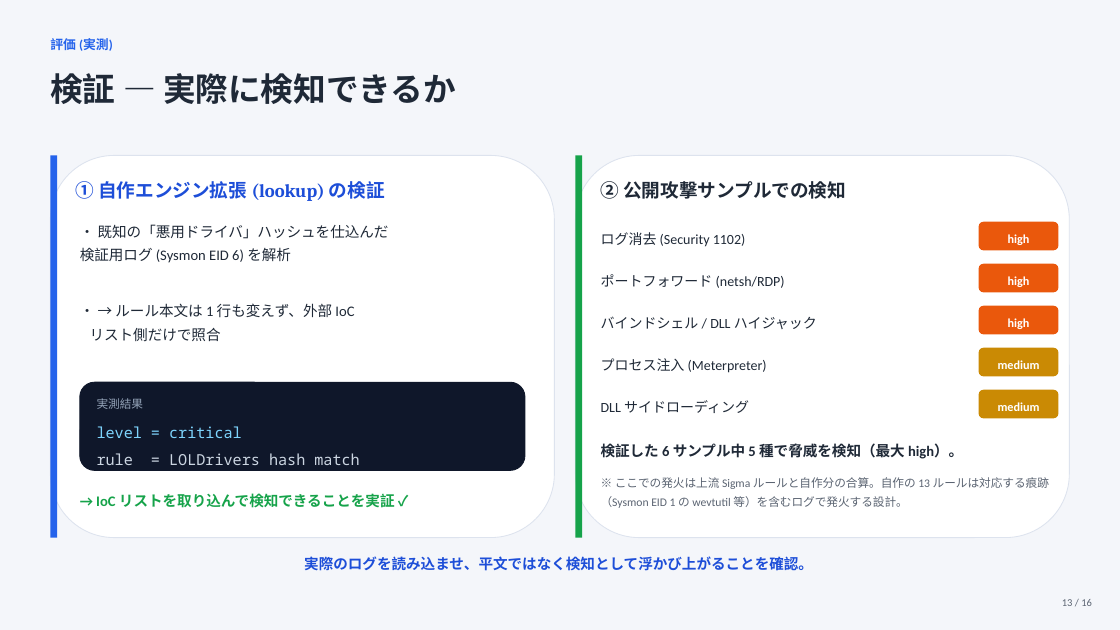
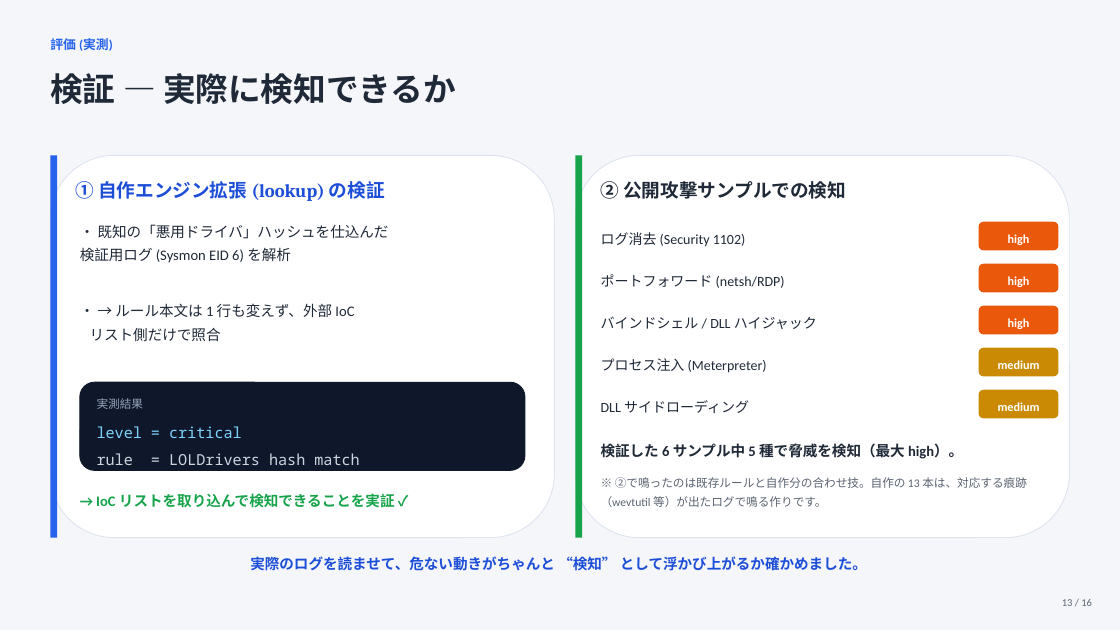
Before and after one commit to Assy2005/hayabusa-plus, a slide deck: slide 13 of docs/presentation/pptx/hayabusa-plus.pptx. Drawn at 1120x630 pixels with LibreOffice and Linux fonts; fonts in the diff are those of the drawing. Boxes give left, top, right and bottom in pixels: in the first picture for what was removed or moved away, otherwise in the second. Text is boxed around its words. In the diff, an @@ line names an element or a change of style, - is before the commit and + after.

```diff
--- a/docs/presentation/pptx/hayabusa-plus.pptx
+++ b/docs/presentation/pptx/hayabusa-plus.pptx
@@ text at <box>601,477,1027,507</box>: text changed @@
-※ ここでの発火は上流 Sigma ルールと自作分の合算。自作の 13 ルールは対応する痕跡（Sysmon EID 1 の wevtutil 等）を含むログで発火する設計。
+※ ②で鳴ったのは既存ルールと自作分の合わせ技。自作の 13 本は、対応する痕跡（wevtutil 等）が出たログで鳴る作りです。
@@ text at <box>250,556,867,571</box>: text changed @@
-実際のログを読み込ませ、平文ではなく検知として浮かび上がることを確認。
+実際のログを読ませて、危ない動きがちゃんと “検知” として浮かび上がるか確かめました。
```
Also in this commit, not shown: 1 other file.
